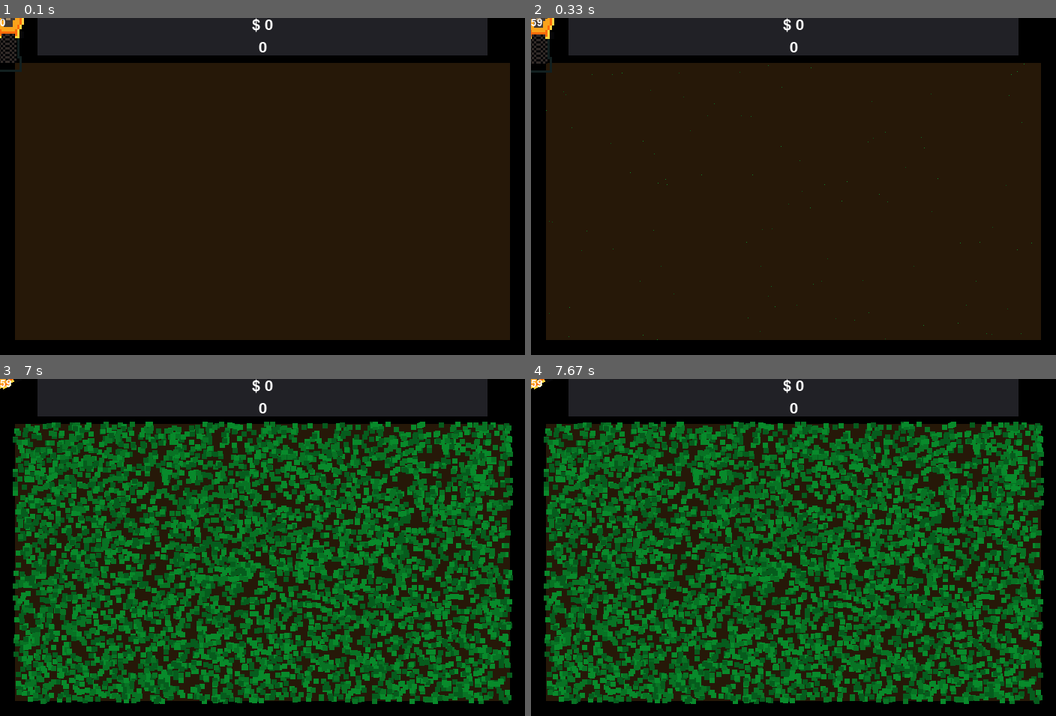
Above: before the commit, frames 1-4 (two rows, left to right).
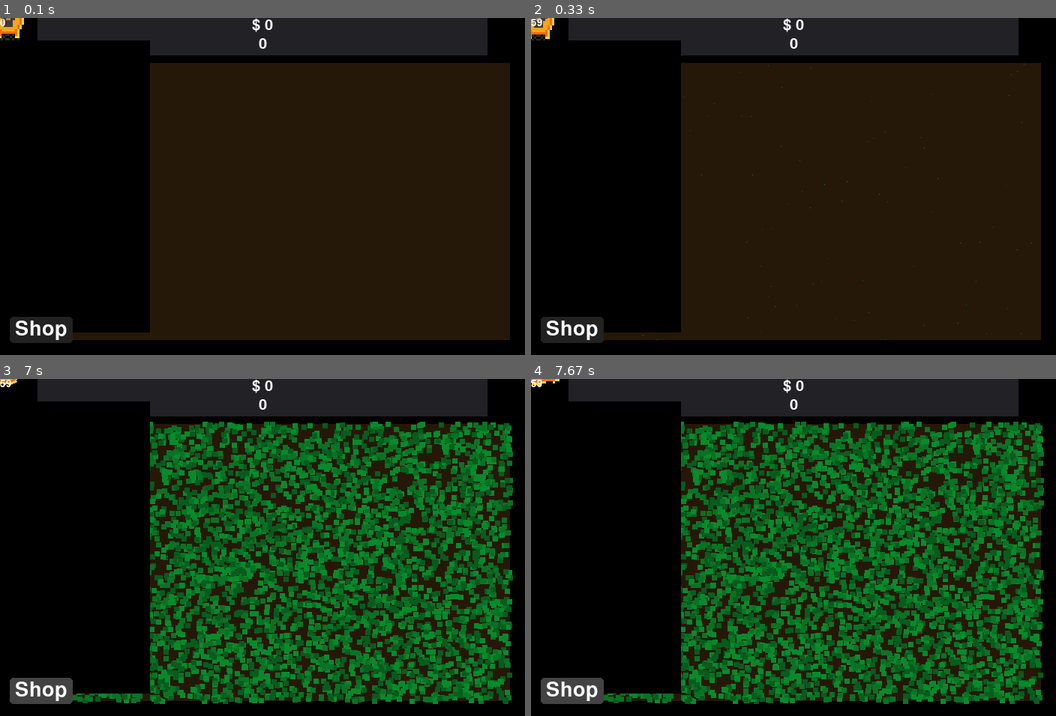
Above: after the commit, the same moments.

Repository: Acaippa/pygame-lawnmower
Game: pygame game, started from ver 0.2/main.py
Same seed, same stepped clock (60 frames per second), same inputs: the game is played once before the commit and once after it.
Inputs (mouse positions are in pixels of both pictures, inside the frame that each line leads up to):
- Up to frame 1 (0.1 s): no input
- Up to frame 2 (0.33 s): no input
- Up to frame 3 (7 s): press the mouse at (42, 689) at 0.37 s; move the mouse to (89, 621) at 0.47 s; release the mouse at (136, 550) at 0.6 s; press the mouse at (42, 689) at 0.7 s; move the mouse to (157, 668) at 0.8 s; release the mouse at (278, 648) at 0.93 s; click (42, 689) at 1.05 s, where only the run after the commit has a clickable "Shop"; hold Right 1.5-1.97 s; hold Up 2-2.3 s; hold Right 2.33-2.8 s; hold Left 2.83-3.37 s; hold Down 3.4-3.7 s; hold Left 3.73-4.13 s; hold Up 4.17-4.53 s; hold Right 4.57-5.2 s; hold Down 5.23-5.6 s; hold Left 5.63-6.1 s; hold Right 6.13-6.6 s; hold Up 6.63-6.93 s; hold Right from 6.97 s (still down)
- Up to frame 4 (7.67 s): release Right at 7.43 s; hold Left from 7.47 s (still down)

The runs differ from the first frame. In frame 1, 22% of the frame differs, in the area x 0-51%, y 6-97%; in frame 2, 22%; in frame 3, 22%; in frame 4, 22%, in the area x 0-51%, y 0-97%.

Commit message:
Add mower menu surface and button to toggle it on and off

Diff:
--- /dev/null
+++ b/ver 0.2/UI/mower_menu.py
@@ -0,0 +1,69 @@
+import pygame
+from modules.mower import*
+
+class MowerMenu:
+	def __init__(self, level):
+		self.display_surface = pygame.display.get_surface()
+
+		self.delta_time = 0
+
+		self.level = level
+
+		self.mower_list = [
+			Mower01(self.level)
+		]
+
+		self.margin = 30
+
+		self.width = 200
+
+		self.pos = (0, self.margin)
+
+		w, h = self.display_surface.get_size()
+		self.surface = pygame.Surface((self.width, h - self.margin * 2))
+
+		self.velocity = 500
+
+		self.hide_self_bool = False
+		self.show_self_bool = True
+
+		self.hidden = True
+
+	def update(self, dt):
+		self.delta_time = dt
+
+		self.move()
+
+		self.draw()
+
+	def draw(self):
+		self.display_surface.blit(self.surface, self.pos)
+
+	def move(self):
+		if self.hide_self_bool:
+			if self.pos[0] > -self.width:
+				self.pos = self.pos[0] - self.velocity * self.delta_time, self.pos[1]
+			else:
+				self.hide_self_bool = False
+				self.hidden = False
+
+		if self.show_self_bool:
+			if self.pos[0] < 0:
+				self.pos = self.pos[0] + self.velocity * self.delta_time, self.pos[1]
+			else:
+				self.show_self_bool = False
+				self.hidden = True
+				self.pos = 0, self.pos[1]
+
+	def hide_self(self):
+		self.hide_self_bool = True
+
+	def show_self(self):
+		self.show_self_bool = True
+
+	def toggle(self):
+		if self.hidden:
+			self.hide_self()
+
+		if not self.hidden:
+			self.show_self()
--- a/ver 0.2/UI/player_info.py
+++ b/ver 0.2/UI/player_info.py
@@ -27,7 +27,7 @@
 		self.surface.fill(self.background_color)
 
 		self.write(f"$ {self.level.money}", pos=("center", 0), size=30)
-		self.write(f"{self.mower.bag.capacity_index}", pos=("center", 30), size=30)
+		self.write(f"{self.mower.bag.capacity_index}", pos=("center", 25), size=30)
 
 		self.draw()
 
--- a/ver 0.2/levels/level_normal.py
+++ b/ver 0.2/levels/level_normal.py
@@ -3,10 +3,13 @@
 from modules.mower import*
 from UI.player_info import*
 from modules.composter import*
+from modules.button import*
+from UI.mower_menu import*
 
 class LvlNormal:
 	def __init__(self):
 		self.display_surface = pygame.display.get_surface()
+		w, h = self.display_surface.get_size()
 
 		self.delta_time = 0
 
@@ -17,6 +20,10 @@
 		self.player_info = PlayerInfo(self)
 
 		self.composter = Composter(self.test_mower)
+
+		self.mower_menu = MowerMenu(self)
+
+		self.shop_button = Button(text="Shop", pos=("l", "b"), padding=7, margin=20, command=self.mower_menu.toggle)
 
 		self.money = 0
 
@@ -31,6 +38,10 @@
 
 		self.player_info.update(self.delta_time)
 
+		self.mower_menu.update(self.delta_time)
+
+		self.shop_button.update(self.delta_time)
+
 		self.draw()
 
 	def draw(self):
--- /dev/null
+++ b/ver 0.2/modules/button.py
@@ -0,0 +1,102 @@
+import pygame
+
+class Button:
+	def __init__(self, **kwargs):
+		self.display_surface = pygame.display.get_surface()
+		pygame.font.init()
+
+		self.pos = kwargs.get("pos", (0, 0))
+
+		self.text = kwargs.get("text", "Lorem Ipsum")
+
+		self.padding = kwargs.get("padding", 0)
+
+		self.margin = kwargs.get("margin", 0)
+
+		self.font = pygame.font.Font(None, 40)
+		self.rendered_font = self.font.render(str(self.text), True, "#ffffff")
+		self.rect = self.rendered_font.get_rect()
+
+		self.image_path = kwargs.get("image", None)
+
+		if self.image_path != None:
+			self.image = pygame.image.load(self.image_path).convert_alpha()
+			self.rect = self.image.get_rect()
+
+		self.image_or_text = None
+
+		self.delta_time = 0
+
+		self.background_color = "#222222"
+
+		self.command = kwargs.get("command", None)
+
+		self.click_check = False
+
+	def update(self, dt):
+		self.delta_time = dt
+
+		self.adjust()
+
+		self.get_rect()
+
+		self.on_hover()
+
+		self.on_click()
+
+		self.draw()
+
+	def draw(self):
+		if self.image_or_text == "image": # Image enabled.
+			self.display_surface.blit(self.image, self.pos)
+
+		else:
+			pygame.draw.rect(self.display_surface, self.background_color, self.rect, border_radius=5) # Text enabled.
+			self.display_surface.blit(self.rendered_font, (self.pos[0] - self.rendered_font.get_width() / 2, self.pos[1] - self.rendered_font.get_height() / 2))
+
+	def get_rect(self):
+		if self.image_path != None and self.text == "Lorem Ipsum": # Image enabled.
+			self.rect = self.image_path.get_rect(center=self.pos)
+			self.image_or_text = "image"
+
+		if self.image_path == None and self.text != "Lorem Ipsum": # Text enabled.
+			self.rendered_font = self.font.render(str(self.text), True, "#ffffff")
+			self.rect = self.rendered_font.get_rect(center=self.pos)
+			self.image_or_text = "text"
+
+		self.rect.width += self.padding * 2
+		self.rect.height += self.padding
+		self.rect.center = self.pos
+
+	def adjust(self):
+		if self.pos[0] == "r":
+			self.pos = self.display_surface.get_width() - self.rect.width // 2 - self.margin, self.pos[1]
+
+		if self.pos[0] == "l":
+			self.pos = 0 + self.rect.width // 2 + self.margin, self.pos[1]
+
+		if self.pos[1] == "b":
+			self.pos = self.pos[0], self.display_surface.get_height() - self.rect.height // 2 - self.margin
+
+		if self.pos[1] == "t":
+			self.pos = self.pos[0], 0 + self.rect.height // 2 + self.margin
+
+	def on_hover(self):
+		mouse_pos = pygame.mouse.get_pos()
+
+		if self.rect.collidepoint(mouse_pos):
+			self.background_color = "#434343"
+		else:
+			self.background_color = "#222222"
+
+	def on_click(self):
+		mouse_pos = pygame.mouse.get_pos()
+		mouse_clicked = pygame.mouse.get_pressed()
+
+		if self.rect.collidepoint(mouse_pos) and mouse_clicked[0]:
+			self.click_check = True
+			self.background_color = "#565656"
+
+		if self.rect.collidepoint(mouse_pos) and mouse_clicked[0] == False and self.click_check == True:
+			self.command()
+			self.click_check = False
--- a/ver 0.2/modules/composter.py
+++ b/ver 0.2/modules/composter.py
@@ -10,7 +10,8 @@
 
 		self.delta_time = 0
 
-		self.pos = (0, self.display_surface.get_height())
+		w, h = self.display_surface.get_size()
+		self.pos = (w / 2, h)
 
 		self.velocity = 100
 
@@ -30,7 +31,7 @@
 
 	def draw(self):
 		self.rect = self.image.get_rect(center = self.pos)
-		self.display_surface.blit(self.image, self.pos)
+		self.display_surface.blit(self.image, (self.pos[0] - self.image.get_width() / 2, self.pos[1]))
 
 	def show_self(self):
 		if self.pos[1] > self.display_surface.get_height() - self.image.get_height():
--- a/ver 0.2/modules/mower.py
+++ b/ver 0.2/modules/mower.py
@@ -80,16 +80,16 @@
 
 		# Move the mower in self.angle or turn by increasing or decreasing self.angle.
 
-		if keys[pygame.K_UP] and self.check_if_in_bounds():
+		if keys[pygame.K_UP]:
 			self.pos = self.pos[0] - (math.sin(radians) * self.speed) * self.delta_time, self.pos[1] - (math.cos(radians) * self.speed) * self.delta_time
 
-		if keys[pygame.K_DOWN] and self.check_if_in_bounds():
+		if keys[pygame.K_DOWN]:
 			self.pos = self.pos[0] + (math.sin(radians) * self.speed) * self.delta_time, self.pos[1] + (math.cos(radians) * self.speed) * self.delta_time
 
-		if keys[pygame.K_RIGHT] and self.check_if_in_bounds():
+		if keys[pygame.K_RIGHT]:
 			self.angle -= self.turn_rate * self.delta_time
 
-		if keys[pygame.K_LEFT] and self.check_if_in_bounds():
+		if keys[pygame.K_LEFT]:
 			self.angle += self.turn_rate * self.delta_time
 
 	def rotate(self): # Rotate both the mower Surface and the cutting Surface and update their rects and masks.
@@ -115,12 +115,6 @@
 
 	def increase_money(self, grass):
 		self.level.money += grass * GRASS_PRIZE
-
-	def check_if_in_bounds(self):
-		if self.rect.centerx < self.display_surface.get_width() and self.rect.centery < self.display_surface.get_height():
-			if self.rect.center[0] > 0 and self.rect.center[0] > 0:
-				return True
-		return False
 
 
 class Bag:
